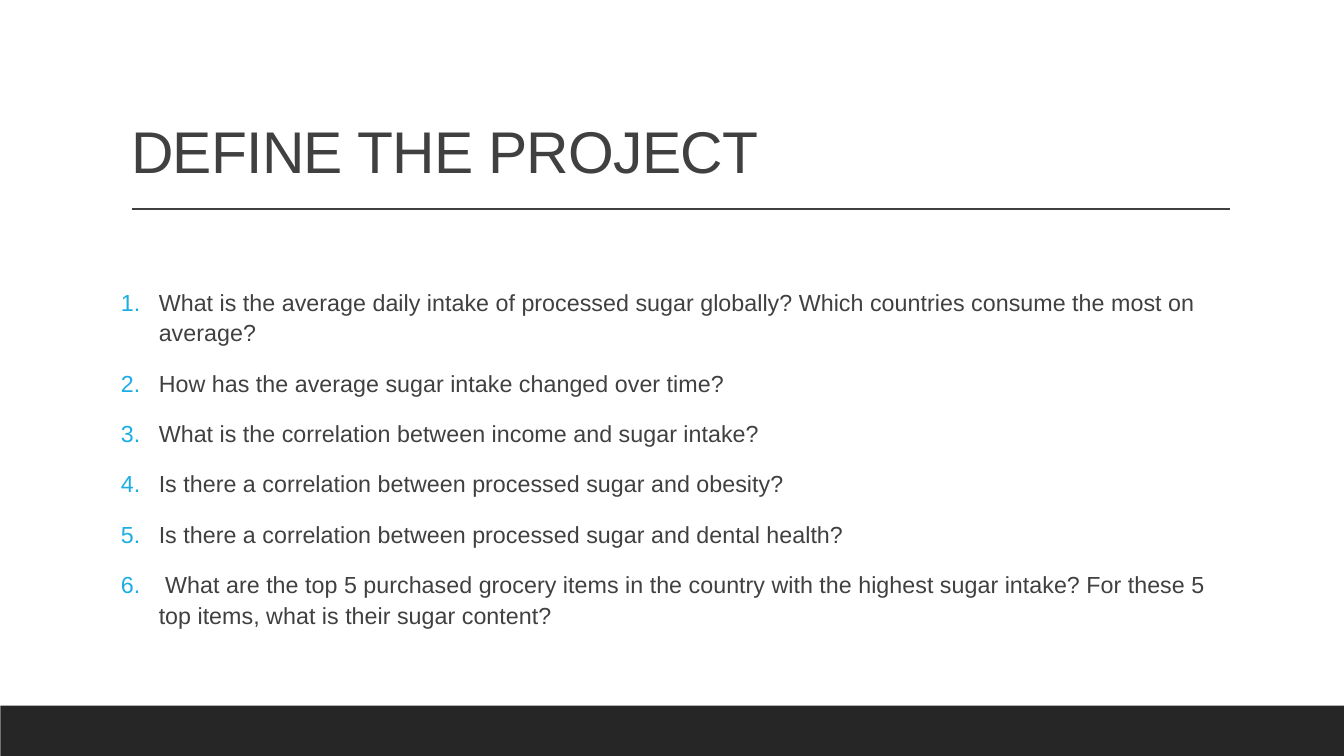
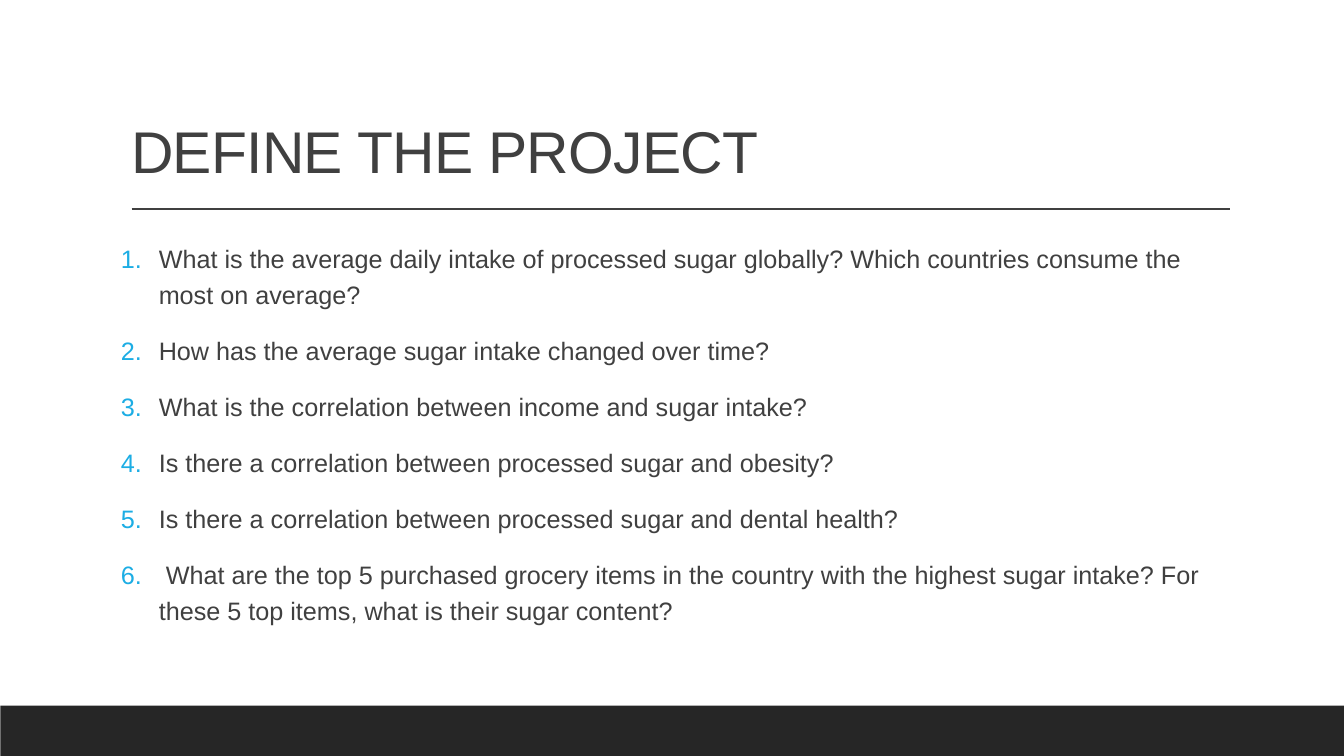
Before and after one commit to cbeachey/project1_influencers, a slide deck: slide 5 of Effects of Sugar Consumption.pptx. Drawn at 1344x756 pixels with LibreOffice and Linux fonts; fonts in the diff are those of the drawing. Boxes give left, top, right and bottom in pixels: in the first picture for what was removed or moved away, otherwise in the second. Text is boxed around its words. In the diff, an @@ line names an element or a change of style, - is before the commit and + after.

```diff
--- a/Effects of Sugar Consumption.pptx
+++ b/Effects of Sugar Consumption.pptx
@@ text "What is the average daily ..." at (x1=159, y1=249, x2=1199, y2=626): size 16.6 to 18 pt; line spacing 1.1 to 1.2 @@
```
Also in this commit, not shown: 4 other slides changed, 2 slides added, 5 other files.
